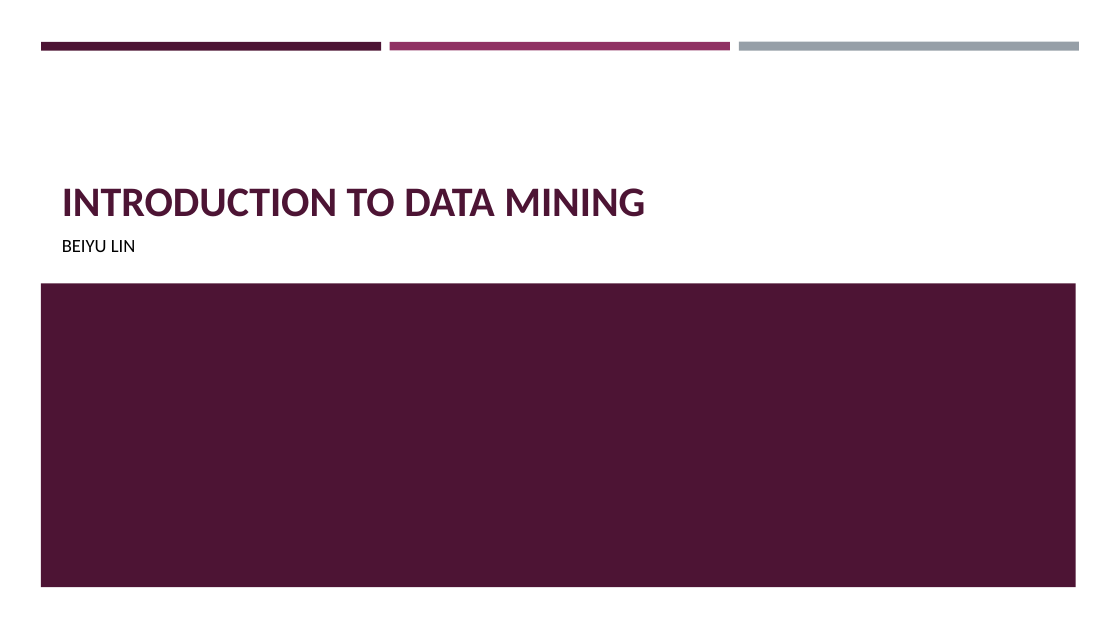
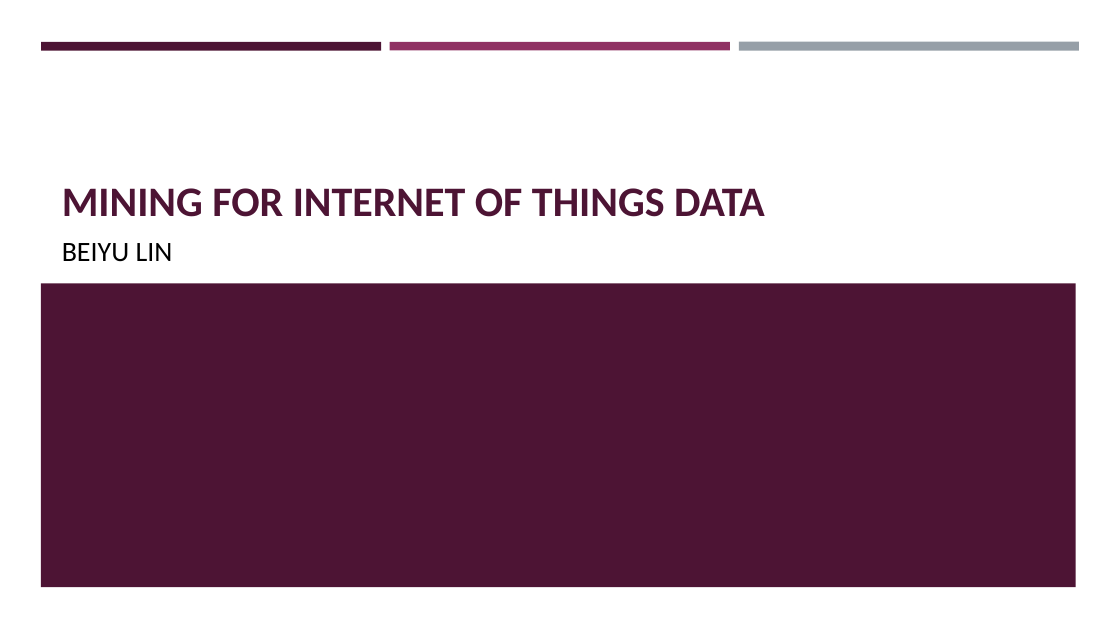
Before and after one commit to BeiyuLinCS/beiyulin.github.io, a slide deck: slide 1 of teach/fall_21/slides/ds_1.pptx. Drawn at 1120x630 pixels with LibreOffice and Linux fonts; fonts in the diff are those of the drawing. Boxes give left, top, right and bottom in pixels: in the first picture for what was removed or moved away, otherwise in the second. Text is boxed around its words. In the diff, an @@ line names an element or a change of style, - is before the commit and + after.

```diff
--- a/teach/fall_21/slides/ds_1.pptx
+++ b/teach/fall_21/slides/ds_1.pptx
@@ title at box(62, 188, 765, 217): text changed @@
-INTRODUCTION TO DATA MINING
+MINING FOR INTERNET OF THINGS DATA
@@ subtitle "BEIYU LIN" at box(62, 243, 173, 262): size 16 to 24 pt; more space between paragraphs @@
```
Also in this commit, not shown: 3 other slides changed, 3 other files.
